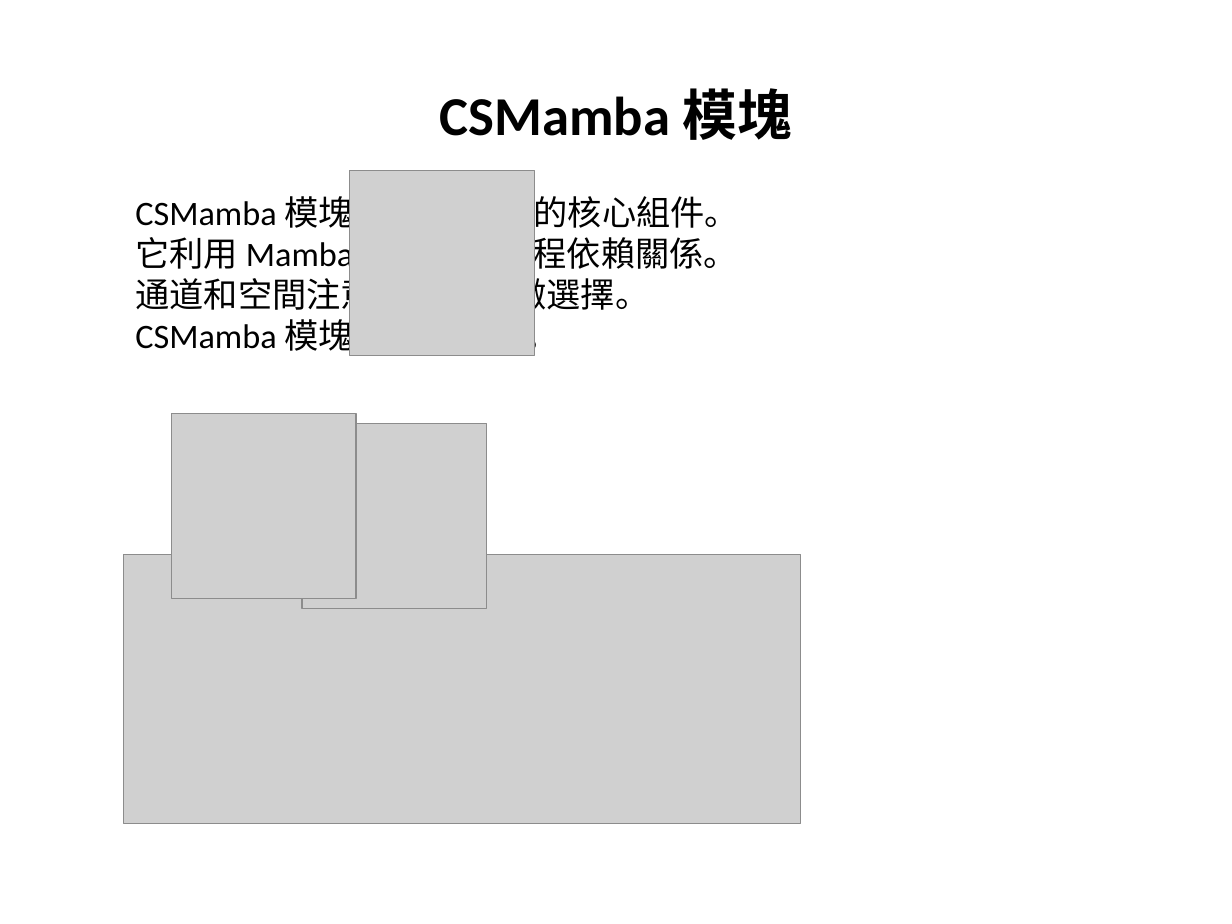
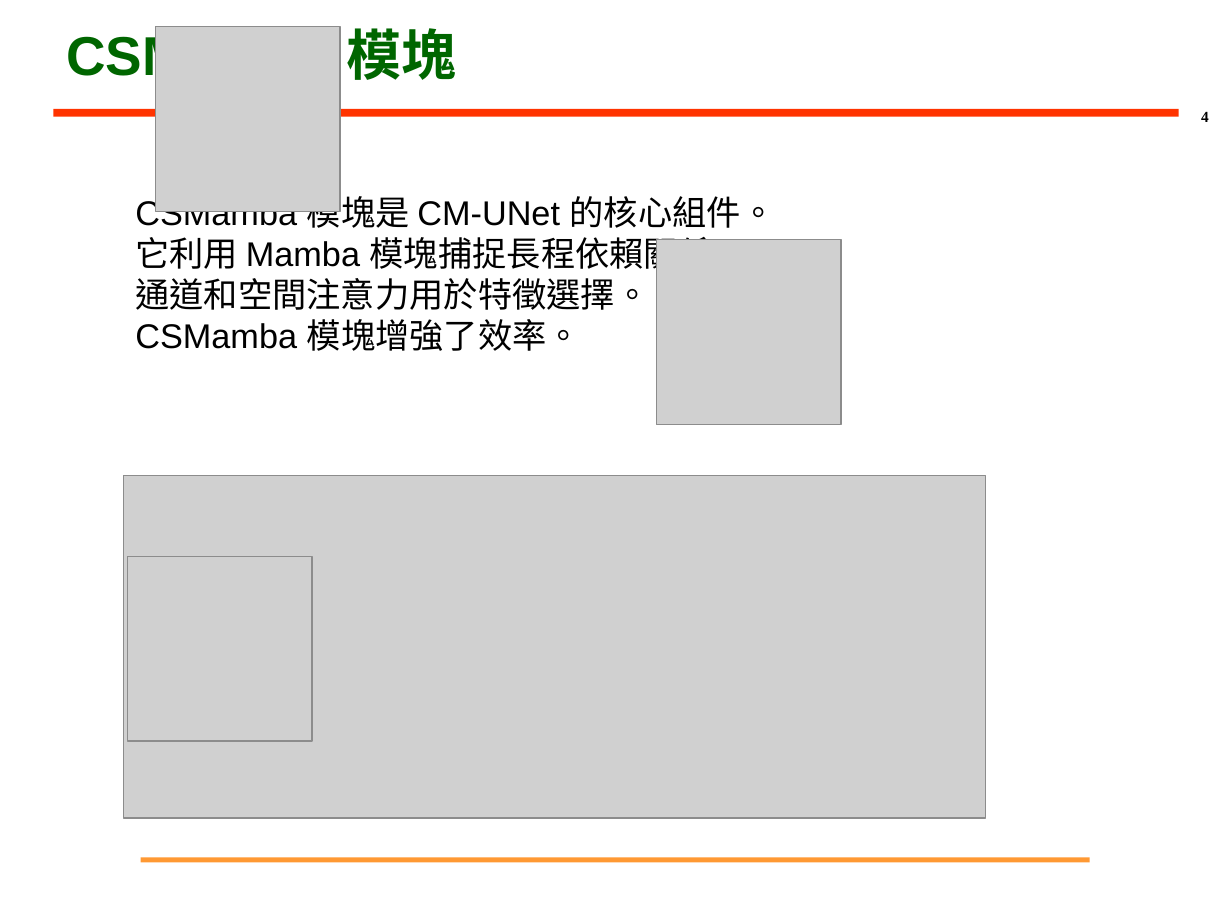
Before and after one commit to PonNowJin/PDFtoPPT, a slide deck: slide 4 of output_pptx/test_watermark.pptx. Drawn at 1232x924 pixels with LibreOffice and Linux fonts; fonts in the diff are those of the drawing; grey boxes stand for pictures; background and template pictures are left out. Boxes give left, top, right and bottom in pixels: in the first picture for what was removed or moved away, otherwise in the second. Text is boxed around its words. In the diff, an @@ line names an element or a change of style, - is before the commit and + after.

```diff
--- a/output_pptx/test_watermark.pptx
+++ b/output_pptx/test_watermark.pptx
@@ title "CSMamba 模塊": place and size @@
-title "CSMamba 模塊" at (439, 88, 793, 140)
+title "CSMamba 模塊" at (66, 28, 457, 85)
@@ title "CSMamba 模塊" at (66, 28, 457, 85): font Calibri to Arial, text colour #000000 to #006600; alignment centre to left @@
@@ picture: place and size @@
-picture at (302, 424, 487, 609)
+picture at (155, 27, 340, 212)
@@ line added from (53, 112) to (1179, 112), #FF3300 4.5 pt @@
@@ page number added at (1201, 112, 1209, 122), 9 pt, text #000000, bold @@
+4
@@ text "CSMamba 模塊是 CM-UNet 的核心組件。" at (135, 190, 776, 351): font Calibri to Arial @@
@@ picture: place and size @@
-picture at (350, 170, 535, 355)
+picture at (657, 240, 841, 425)
@@ picture: place and size @@
-picture at (123, 554, 801, 823)
+picture at (123, 476, 986, 818)
@@ picture: place and size @@
-picture at (171, 414, 356, 599)
+picture at (127, 557, 312, 742)
@@ line added from (140, 860) to (1090, 860), #FF9933 3 pt @@
```
Also in this commit, not shown: 8 other slides changed, 3 other files.
